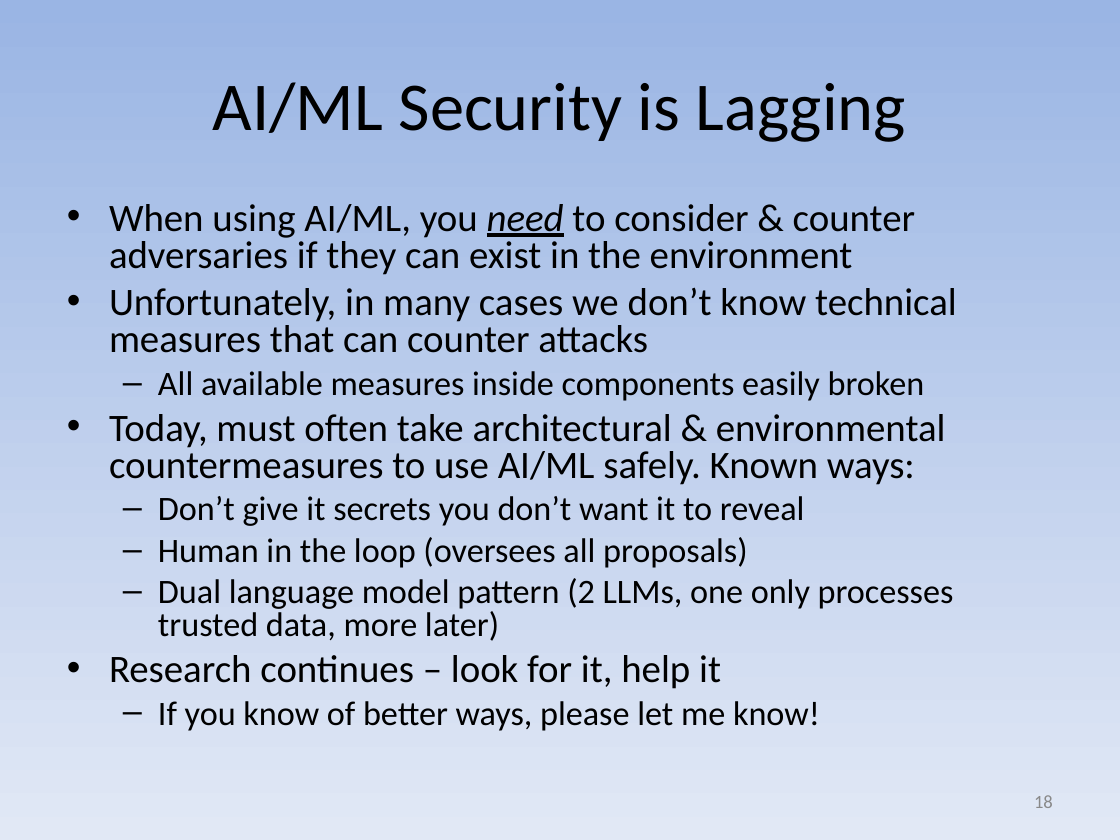
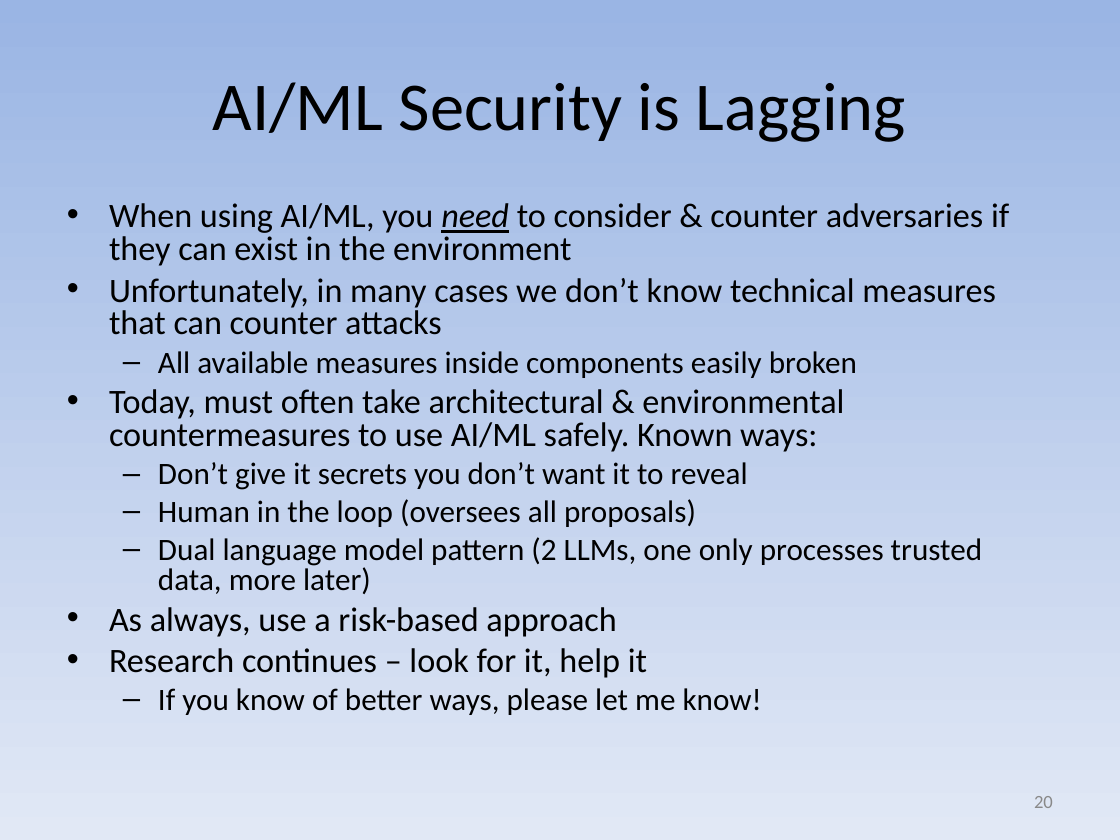
Before and after one commit to david-a-wheeler/david-a-wheeler.github.io, a slide deck: slide 20 of secure-class/presentations/AI-ML-Security.ppt (slide 18 before the commit). Drawn at 1120x840 pixels with LibreOffice and Linux fonts; fonts in the diff are those of the drawing. Boxes give left, top, right and bottom in pixels: in the first picture for what was removed or moved away, otherwise in the second. Text is boxed around its words. In the diff, an @@ line names an element or a change of style, - is before the commit and + after.

```diff
--- a/secure-class/presentations/AI-ML-Security.ppt
+++ b/secure-class/presentations/AI-ML-Security.ppt
@@ text at [109, 203, 1009, 715]: size 25 to 22 pt in "When using AI/ML, you need to consider ...", "Unfortunately, in many cases we don’t know ...", "Today, must often take architectural & environmental ...", "Research continues – look for it, help ..."; size 22 to 20 pt in "All available measures inside components easily broken", "Don’t give it secrets you don’t want ...", "Human in the loop (oversees all proposals)", "Dual language model pattern (2 LLMs, one ..." and 1 more places @@
@@ text at [109, 607, 616, 637]: paragraph added @@
+• As always, use a risk-based approach
@@ page number at [1034, 796, 1053, 808]: text changed @@
-18
+20
```
Also in this commit, not shown: 11 other slides changed, 3 slides added.
